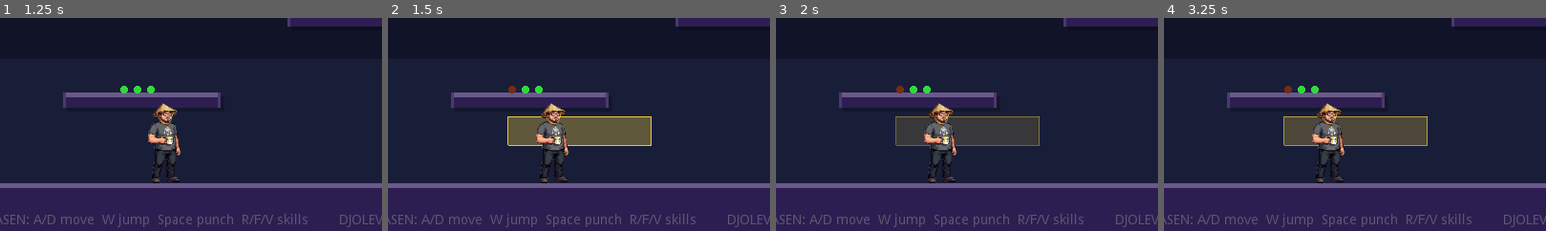
Above: before the commit, frames 1-4 (left to right).
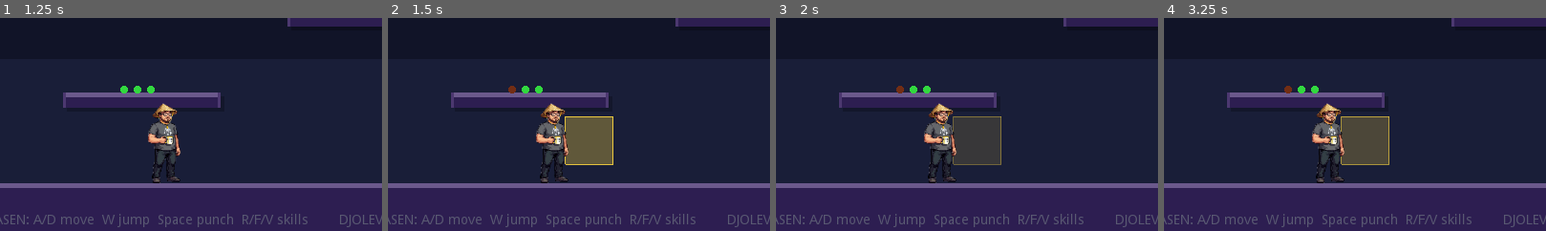
Above: after the commit, the same moments.

Repository: asenmitrev/cucugo
Game: Godot game, scene res://scenes/Main.tscn
The game is run twice, just before and just after one commit, with the same random seed, the same clock (stepped at 60 frames per second) and the same inputs.
Inputs:
- Up to frame 1 (1.25 s): tap Enter at 0.5 s
- Up to frame 2 (1.5 s): tap R (restart) at 1.25 s
- Up to frame 3 (2 s): no input
- Up to frame 4 (3.25 s): tap R (restart) at 2.75 s
The pictures show only the part of the screen within x 2-52%, y 50-100%; the shares and areas given below are measured in that part.

Frame 1 is identical in both runs. In frame 2, 3.8% of the frame differs, in the area x 31-69%, y 46-70%; in frame 3, 3.8%; in frame 4, 3.8%.

Commit message:
Tune Asen skill hitboxes: narrow Quick Slash, widen Slam

Diff:
--- a/resources/skills/asen_quick_slash.tres
+++ b/resources/skills/asen_quick_slash.tres
@@ -8,9 +8,9 @@
 cast_time = 0.1
 cooldown = 0.8
 anim_cast = 0.08
-effect_width = 150.0
-effect_height = 30.0
-effect_offset_x = 0.0
+effect_width = 50.0
+effect_height = 50.0
+effect_offset_x = 60.0
 effect_offset_y = 20.0
 effect_duration = 1.0
 effect_color = Color( 1, 0.85, 0.25, 1 )
--- a/resources/skills/asen_slam.tres
+++ b/resources/skills/asen_slam.tres
@@ -6,11 +6,11 @@
 script = ExtResource( 1 )
 display_name = "Slam"
 cast_time = 0.35
-cooldown = 1.6
-anim_cast = 0.14
-effect_width = 10.0
-effect_height = 150.0
+cooldown = 2.0
+anim_cast = 0.2
+effect_width = 250.0
+effect_height = 5.0
 effect_offset_x = 0.0
-effect_offset_y = 0.0
+effect_offset_y = 64.0
 effect_duration = 1.0
 effect_color = Color( 0.75, 0.3, 1, 1 )
